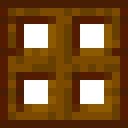
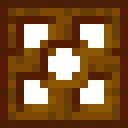
Two versions of the same layered image (128 × 128). Layer-by-layer changes:
painted on "oak_trapdoor.png" over [40, 40, 88, 88]
